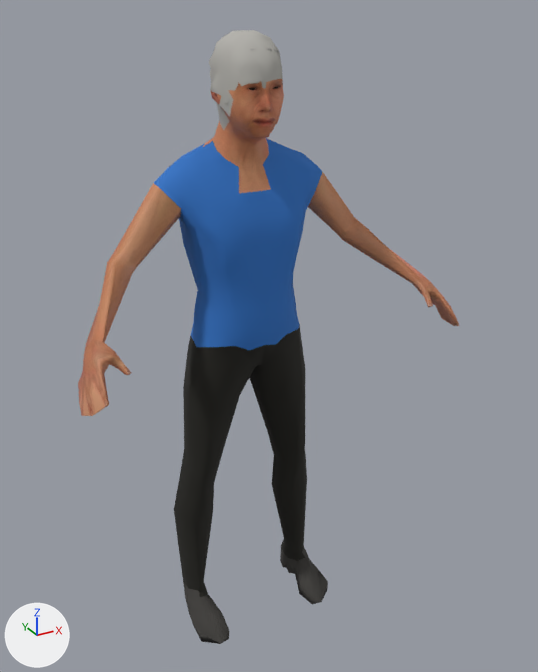
Before and after pictures for a commit that changed the glTF model assets/world/aerobics_6.far.glb.
Both versions are drawn from a camera (50 mm lens) standing at (-0.789, -1.578, 1.596) and looking at (0.034, -0.083, 0.849). The axes (+X, +Y, +Z) are drawn at lower left. The lights are the same throughout. The older version comes first. Vertices at exactly the same position are counted once.

Objects in the first picture: 'person_mesh'.
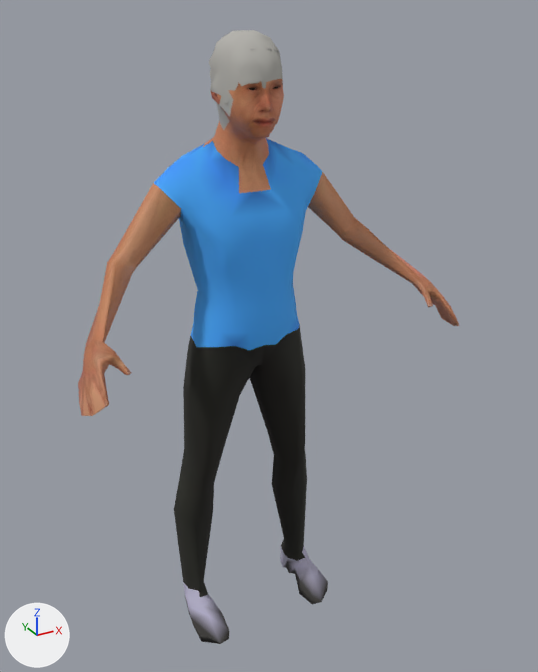
What changed in the scene script:
```text
Change mat_color_cortu_cargo_pants:
    where n0 = _N.new('ShaderNodeBsdfPrincipled'); n0.name = 'Principled BSDF'
    remove n0.inputs[0].default_value = (0.0137, 0.013, 0.00913, 1.0)  # 'Base Color', black #1f1e18
    add n2 = _N.new('ShaderNodeVertexColor'); n2.name = 'Color Attribute'
    add _L.new(n2.outputs[0], n0.inputs[0])  # 'Color' to 'Base Color'
Change mat_color_elvs_crude_t_shirt_male:
    where n0 = _N.new('ShaderNodeBsdfPrincipled'); n0.name = 'Principled BSDF'
    remove n0.inputs[0].default_value = (0.0284, 0.168, 0.552, 1.0)  # 'Base Color', blue #2f72c4
    add n2 = _N.new('ShaderNodeVertexColor'); n2.name = 'Color Attribute'
    add _L.new(n2.outputs[0], n0.inputs[0])  # 'Color' to 'Base Color'
Change mat_color_shoes02:
    where n0 = _N.new('ShaderNodeBsdfPrincipled'); n0.name = 'Principled BSDF'
    remove n0.inputs[0].default_value = (0.0482, 0.0452, 0.0409, 1.0)  # 'Base Color', dark grey #3e3c39
    add n2 = _N.new('ShaderNodeVertexColor'); n2.name = 'Color Attribute'
    add _L.new(n2.outputs[0], n0.inputs[0])  # 'Color' to 'Base Color'
Change me_person_mesh:
    where me_person_mesh.from_pydata(...)  # 798 vertices, 1558 faces; spans x -0.49..0.49, y -0.3..0.1, z 0.0..1.55
    used by ob_person_mesh; location = (0.0, 0.0, 0.0)
    me_person_mesh part 1: vertex colours changed
```

What differs and where, as boxes (x1, y1, x2, y2) in the pictures (538 x 672 px):
'person_mesh', recoloured (lighter): (152, 139, 328, 644) in both
